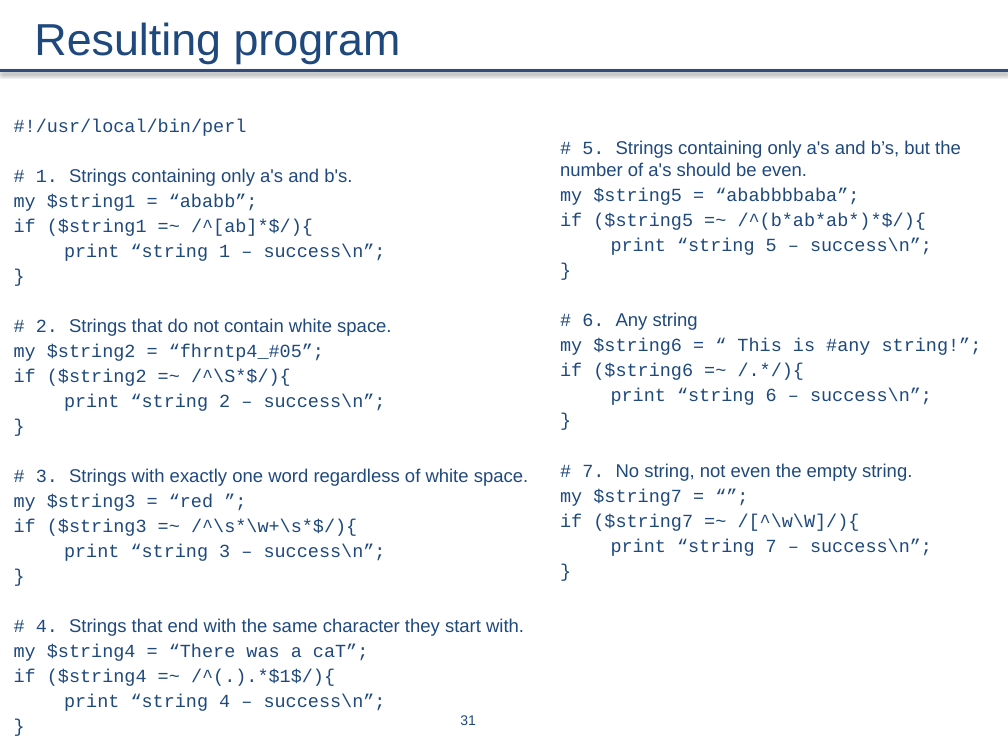
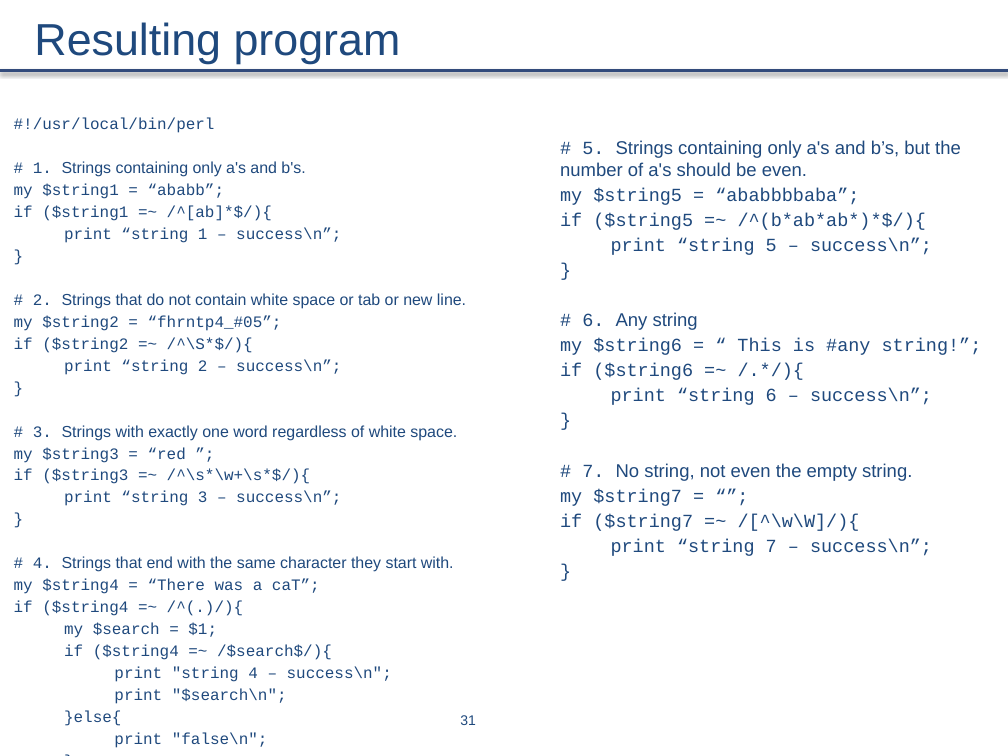
Before and after one commit to rolandkrause/isb101, a slide deck: slide 31 of Perl/2015-01-07_Perl2.pptx. Drawn at 1008x756 pixels with LibreOffice and Linux fonts; fonts in the diff are those of the drawing; background and template pictures are left out. Boxes give left, top, right and bottom in pixels: in the first picture for what was removed or moved away, otherwise in the second. Text is boxed around its words. In the diff, an @@ line names an element or a change of style, - is before the commit and + after.

Commit message:
File Update

```diff
--- a/Perl/2015-01-07_Perl2.pptx
+++ b/Perl/2015-01-07_Perl2.pptx
@@ text at (x1=14, y1=117, x2=466, y2=726): paragraph added @@
+}
@@ text at (x1=14, y1=117, x2=457, y2=594): size 13.2 to 11.4 pt in "#!/usr/local/bin/perl", "# 1. Strings containing only a's and ...", "my $string1 = “ababb”;", "if ($string1 =~ /^[ab]*$/){" and 14 more places @@
@@ text at (x1=33, y1=293, x2=466, y2=309): text changed; size 13.2 to 11.4 pt @@
-# 2. Strings that do not contain white space.
+# 2. Strings that do not contain white space or tab or new line.
@@ text at (x1=14, y1=600, x2=392, y2=726): text changed; size 13.2 to 11.4 pt @@
-if ($string4 =~ /^(.).*$1$/){
-print “string 4 – success\n”;
+if ($string4 =~ /^(.)/){
+my $search = $1;
+if ($string4 =~ /$search$/){
+print "string 4 – success\n";
+print "$search\n";
+}else{
+print "false\n";
```
